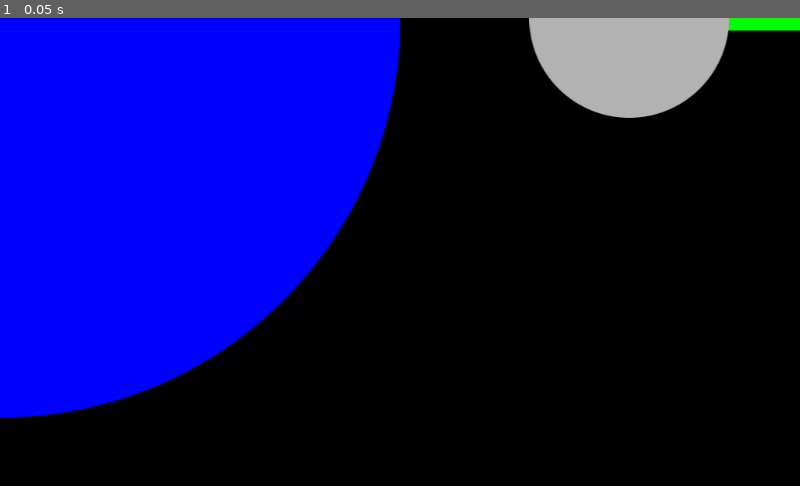
Above: before the commit, frame 1.
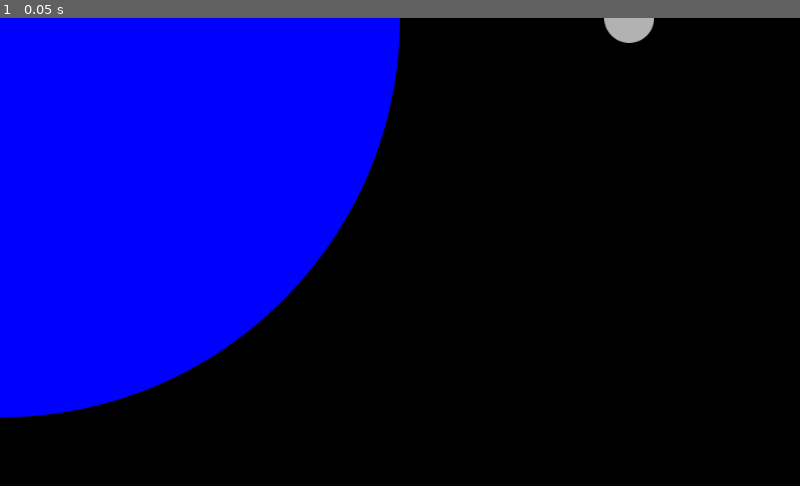
Above: after the commit, the same moment.

Repository: kreivi/Kuumela
Game: Godot game, scene res://main/main.tscn
Two runs of this game, one before a commit and one after it. Both use one fixed random seed, a clock stepped at 60 frames per second and the inputs below.
Inputs:
- Up to frame 1 (0.05 s): no input

The runs differ from the first frame. In frame 1, 4.2% of the frame differs, in the area x 66-100%, y 0-22%.

Commit message:
Moon changed to KinematicBody

Diff:
--- /dev/null
+++ b/moon/moon.gd
@@ -0,0 +1 @@
+extends KinematicBody2D
--- a/moon/moon.svg
+++ b/moon/moon.svg
@@ -9,9 +9,9 @@
    xmlns="http://www.w3.org/2000/svg"
    xmlns:sodipodi="http://sodipodi.sourceforge.net/DTD/sodipodi-0.dtd"
    xmlns:inkscape="http://www.inkscape.org/namespaces/inkscape"
-   width="256"
-   height="256"
-   viewBox="0 0 256 256"
+   width="64"
+   height="64"
+   viewBox="0 0 64 64"
    version="1.1"
    id="svg8"
    inkscape:version="0.92.4 (5da689c313, 2019-01-14)"
@@ -27,7 +27,7 @@
      inkscape:pageshadow="2"
      inkscape:zoom="0.35"
      inkscape:cx="408.57143"
-     inkscape:cy="571.42857"
+     inkscape:cy="1028.5714"
      inkscape:document-units="px"
      inkscape:current-layer="layer1"
      showgrid="false"
@@ -64,12 +64,12 @@
      inkscape:label="Layer 1"
      inkscape:groupmode="layer"
      id="layer1"
-     transform="translate(0,-794.06665)">
+     transform="translate(0,-986.06665)">
     <circle
-       style="opacity:1;fill:#b3b3b3;fill-opacity:1;fill-rule:nonzero;stroke:none;stroke-width:0.75505918;stroke-linecap:butt;stroke-linejoin:miter;stroke-miterlimit:2;stroke-dasharray:none;stroke-dashoffset:0;stroke-opacity:1;paint-order:markers stroke fill"
+       style="opacity:1;fill:#b3b3b3;fill-opacity:1;fill-rule:nonzero;stroke:none;stroke-width:0.1887648;stroke-linecap:butt;stroke-linejoin:miter;stroke-miterlimit:2;stroke-dasharray:none;stroke-dashoffset:0;stroke-opacity:1;paint-order:markers stroke fill"
        id="path4515"
-       cx="128"
-       cy="922.06665"
-       r="128" />
+       cx="32"
+       cy="1018.0667"
+       r="32" />
   </g>
 </svg>
--- a/moon/moon.tscn
+++ b/moon/moon.tscn
@@ -1,26 +1,16 @@
-[gd_scene load_steps=5 format=2]
+[gd_scene load_steps=4 format=2]
 
 [ext_resource path="res://moon/moon.svg" type="Texture" id=1]
-[ext_resource path="res://moon/cannon.svg" type="Texture" id=2]
+[ext_resource path="res://moon/moon.gd" type="Script" id=2]
 
 [sub_resource type="CircleShape2D" id=1]
-radius = 128.005
+radius = 32.5467
 
-[sub_resource type="RectangleShape2D" id=2]
-extents = Vector2( 128.483, 16.4166 )
-
-[node name="Moon" type="Area2D"]
+[node name="Moon" type="KinematicBody2D"]
+script = ExtResource( 2 )
 
 [node name="MoonCollider" type="CollisionShape2D" parent="."]
 shape = SubResource( 1 )
 
-[node name="MoonCannonCollider" type="CollisionShape2D" parent="."]
-position = Vector2( 128, 0 )
-shape = SubResource( 2 )
-
-[node name="MoonCannon" type="Sprite" parent="."]
-position = Vector2( 128, 0 )
-texture = ExtResource( 2 )
-
 [node name="MoonSprite" type="Sprite" parent="."]
 texture = ExtResource( 1 )
